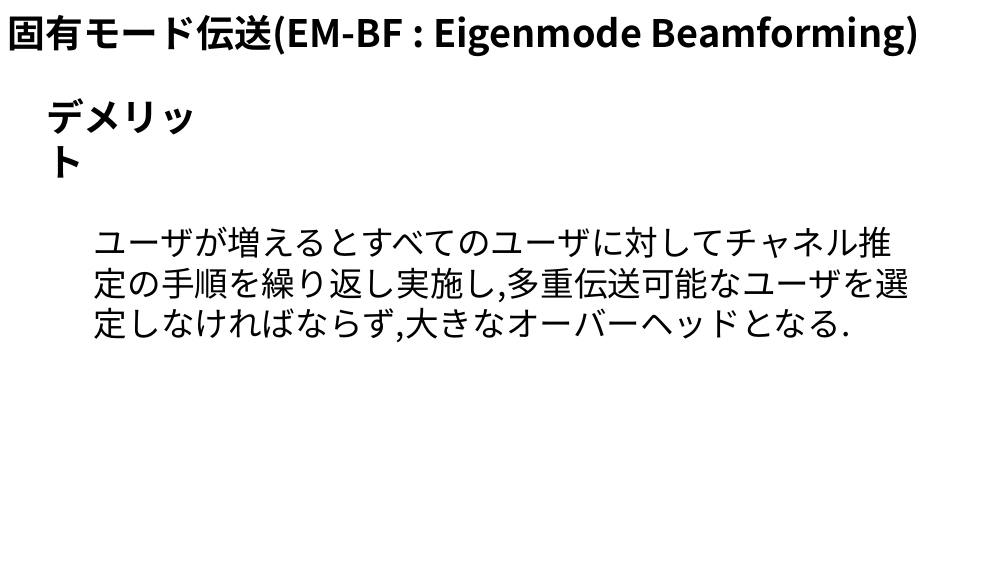
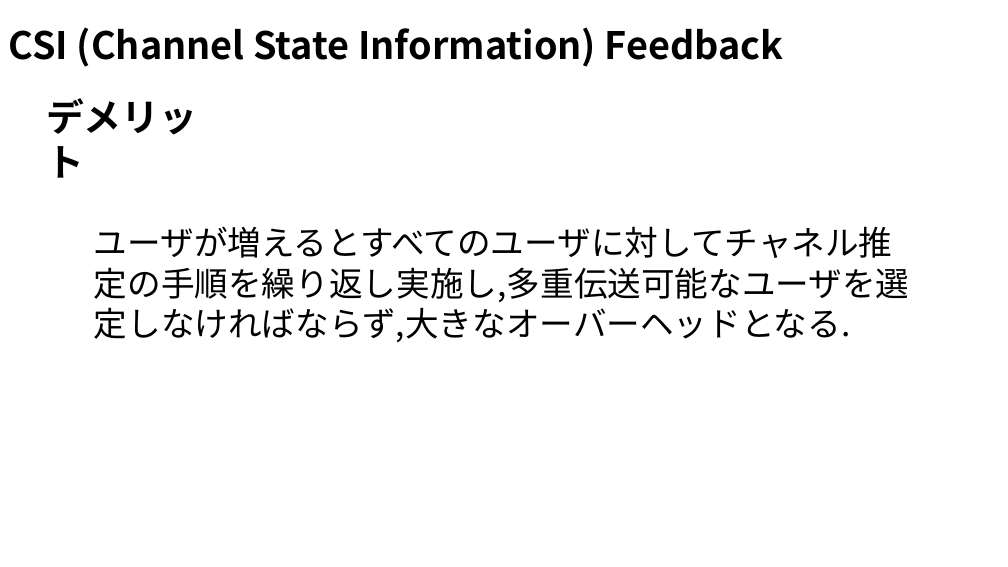
Before and after one commit to ryoww/seminar, a slide deck: slide 9 of MIMO/MU-MIMO.pptx (slide 5 before the commit). Drawn at 1008x567 pixels with LibreOffice and Linux fonts; fonts in the diff are those of the drawing. Boxes give left, top, right and bottom in pixels: in the first picture for what was removed or moved away, otherwise in the second. Text is boxed around its words. In the diff, an @@ line names an element or a change of style, - is before the commit and + after.

```diff
--- a/MIMO/MU-MIMO.pptx
+++ b/MIMO/MU-MIMO.pptx
@@ text removed at [7,15,920,57] @@
-固有モード伝送(EM-BF : Eigenmode Beamforming)
@@ text added at [9,27,784,67], 36 pt, text #000000, bold @@
+CSI (Channel State Information) Feedback
```
Also in this commit, not shown: 3 other slides changed, 1 slide added, 2 other files.
